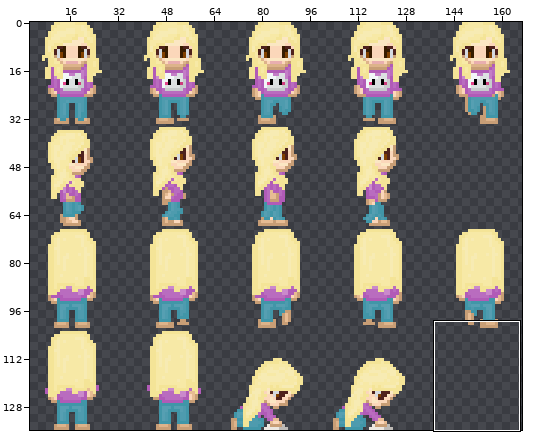
One commit to this sprite sheet: Assets/Sprites/Mother.png. The picture above shows the old version from afar; the outline marks the close-up.
Close-up. Before the edit:
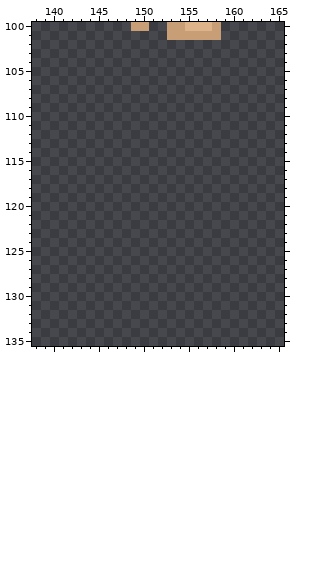
The file is 170x136 pixels. Pixels under 10% opacity are left out. Colours within 5 levels of each other are drawn and written as one. Shown: x 138..165, y 100..135. The wide view leaves out empty margins. The commit also changed other parts of the picture, which this record leaves out.
After the commit:
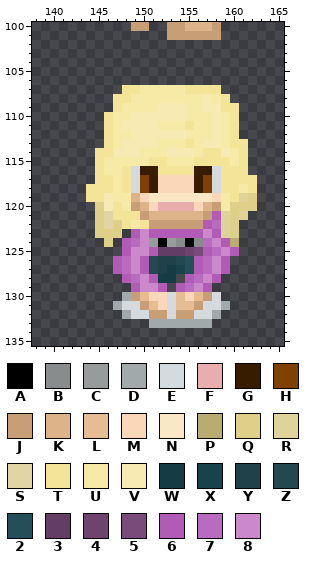
Palette (. is transparent): A #000000  B #898c8d  C #979b9b  D #a1a9aa  E #d5dadf  F #e8aeaf  G #371c00  H #804000  J #c89e76  K #ddb38a  L #e7bc93  M #fbd7ba  N #fbe7c3  P #b8ac70  Q #ded089  R #e0d39a  S #e1d6a3  T #f4e497  U #f7e9a6  V #f7ebb3  W #153b44  X #18424c  Y #204149  Z #244851  2 #244e59  3 #643d64  4 #6e446f  5 #794b7a  6 #b15bb7  7 #b96cbf  8 #cb89cc
Change:
y 107: x 148..158 ........... -> TTUUUUUTTTT
y 108: x 147..159 ............. -> TTUUUUUUUUVUT
y 109: x 147..160 .............. -> TUUUUVVVUUVVTT
y 110: x 146..160 ............... -> TUUVVVVVVUUUVUT
y 111: x 146..160 ............... -> TUVVVVUUUTUUVUT
y 112: x 146..160 ............... -> TUUVVVVVVUUUVUT
y 113: x 146..161 ................ -> TUVVVVUUUTUVVUTT
y 114: x 145..161 ................. -> TTVVVUUUVVVUTTVUT
y 115: x 145..161 ................. -> TUUUUUTTUUUTTTTUT
y 116: x 145..161 ................. -> TUUTEGGTTTTGGETTT
y 117: x 145..162 .................. -> TTUTEHGMMMMGHETTTT
y 118: x 144..162 ................... -> TTTUTEHGMMMMGHETTUT
y 119: x 144..162 ................... -> TTVUUKMNNNNNNNMUTRQ
y 120: x 145..162 .................. -> QVTUJKMFFFFMKJUQQQ
y 121: x 145..161 ................. -> QSTTTJKKKKKKJ6RQR
y 122: x 145..160 ................ -> QSQTUTJJJJJJ67RQ
y 123: x 145..147 ... -> QQQ; x 149..160 ............ -> 6866666686RQ
y 124: x 146 . -> Q; x 148..160 ............. -> 678CACBAB786P
y 125: x 148..160 ............. -> 6886333456786
y 126: x 147..159 ............. -> 6786ZYYZ26786
y 127: x 147..159 ............. -> 6786ZYWX26786
y 128: x 148..153 ...... -> 6786WW; x 155..158 .... -> 6786
y 129: x 149..152 .... -> 6886; x 154..157 .... -> 6786
y 130: x 148..158 ........... -> DJLMMELMLJE
y 131: x 147..159 ............. -> DEEJLMELLJEED
y 132: x 148..158 ........... -> DEEJJEJJEED
y 133: x 151..157 ....... -> DDDDDDD
Where, in picture pixels (left, top, right, bottom), the same in both close-ups:
added: (86, 85, 257, 328)
